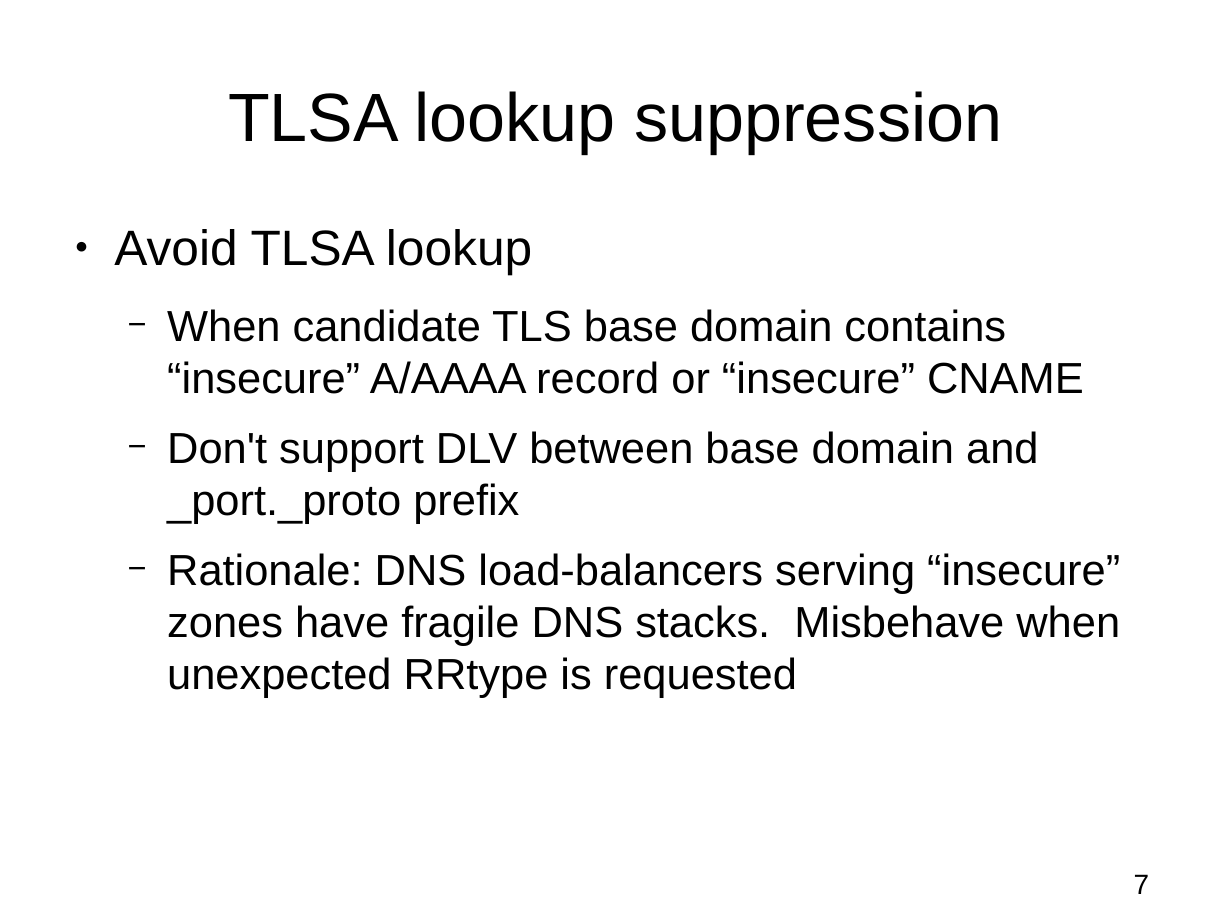
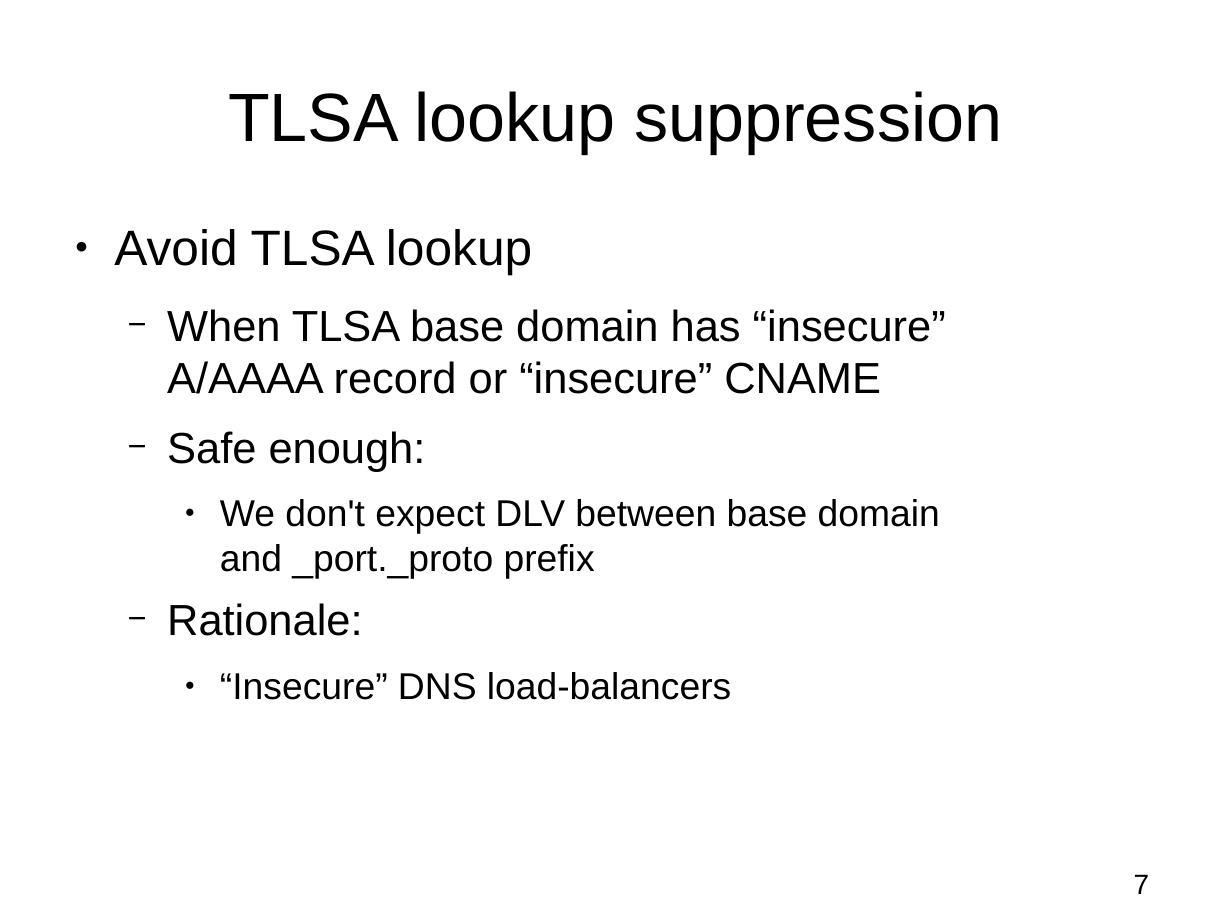
Before and after one commit to vdukhovni/ietf, a slide deck: slide 7 of DANE-SMTP.odp. Drawn at 1232x924 pixels with LibreOffice and Linux fonts; fonts in the diff are those of the drawing. Boxes give left, top, right and bottom in pixels: in the first picture for what was removed or moved away, otherwise in the second. Text is boxed around its words. In the diff, an @@ line names an element or a change of style, - is before the commit and + after.

```diff
--- a/DANE-SMTP.odp
+++ b/DANE-SMTP.odp
@@ text at box(167, 309, 946, 700): text changed @@
-  − When candidate TLS base domain contains “insecure” A/AAAA record or “insecure” CNAME
-  − Don't support DLV between base domain and _port._proto prefix
-  − Rationale: DNS load-balancers serving “insecure” zones have fragile DNS stacks. Misbehave when unexpected RRtype is requested
+  − When TLSA base domain has “insecure”
+    A/AAAA record or “insecure” CNAME
+  − Safe enough:
+    ● We don't expect DLV between base domain
+      and _port._proto prefix
+  − Rationale:
+    ● “Insecure” DNS load-balancers
```
Also in this commit, not shown: 7 other slides changed.
